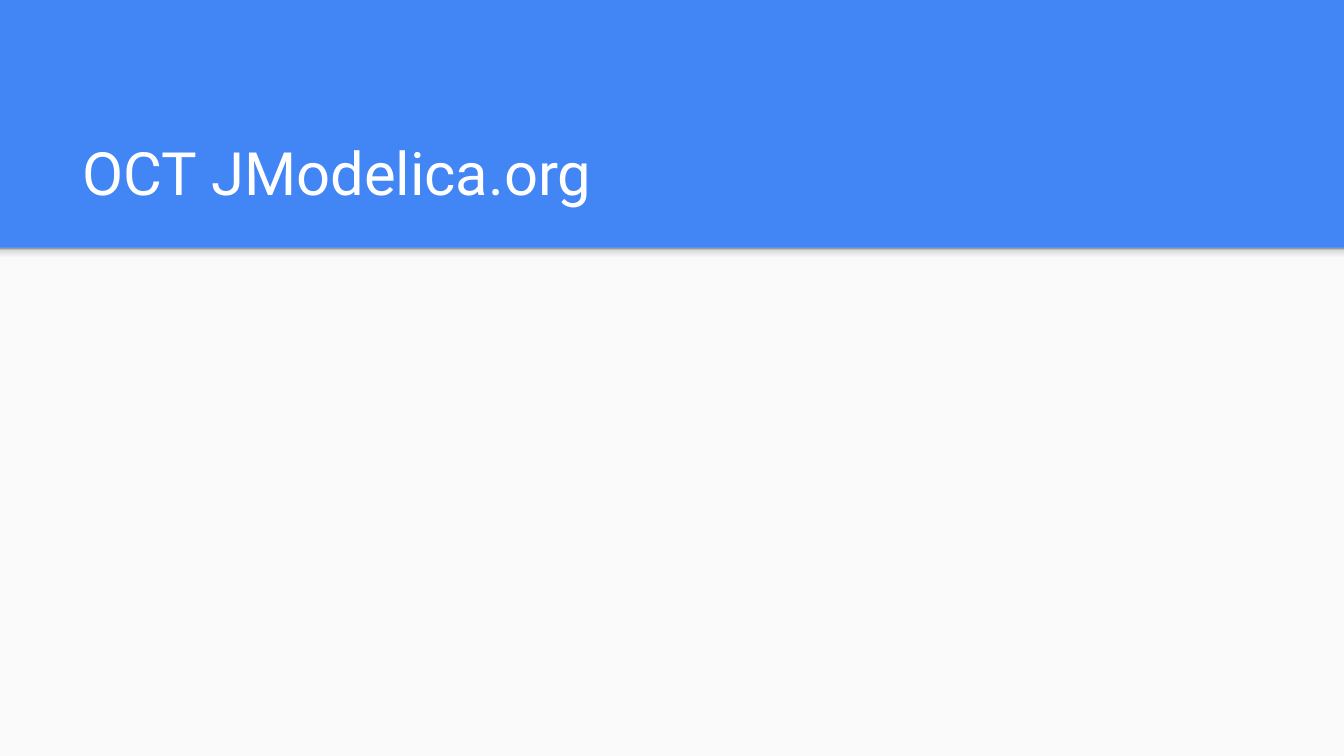
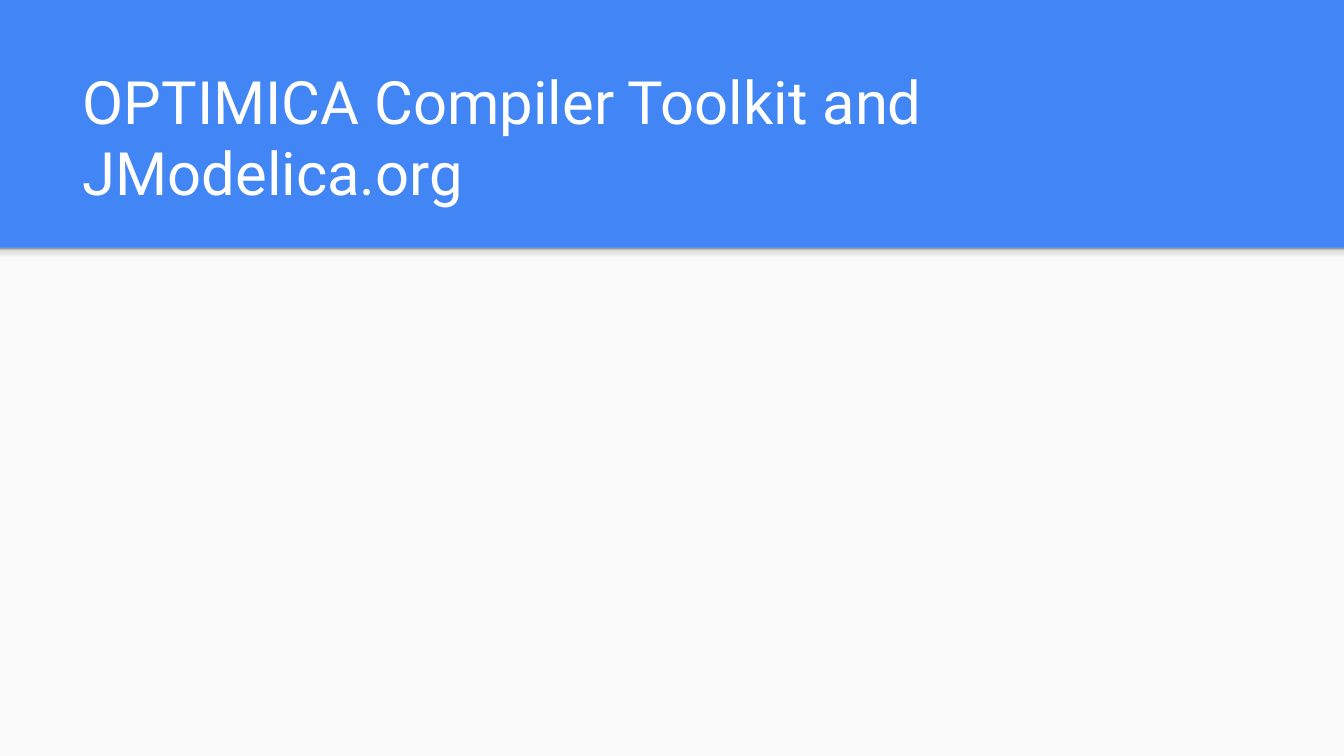
Before and after one commit to ErikHedblom/Master-Thesis, a slide deck: slide 4 of Exjobbspresentation.pptx. Drawn at 1344x756 pixels with LibreOffice and Linux fonts; fonts in the diff are those of the drawing. Boxes give left, top, right and bottom in pixels: in the first picture for what was removed or moved away, otherwise in the second. Text is boxed around its words. In the diff, an @@ line names an element or a change of style, - is before the commit and + after.

```diff
--- a/Exjobbspresentation.pptx
+++ b/Exjobbspresentation.pptx
@@ title at (83, 79, 922, 208): text changed @@
-OCT JModelica.org
+OPTIMICA Compiler Toolkit and JModelica.org
```
Also in this commit, not shown: 2 other slides changed, 3 slides added, 3 slides removed.
